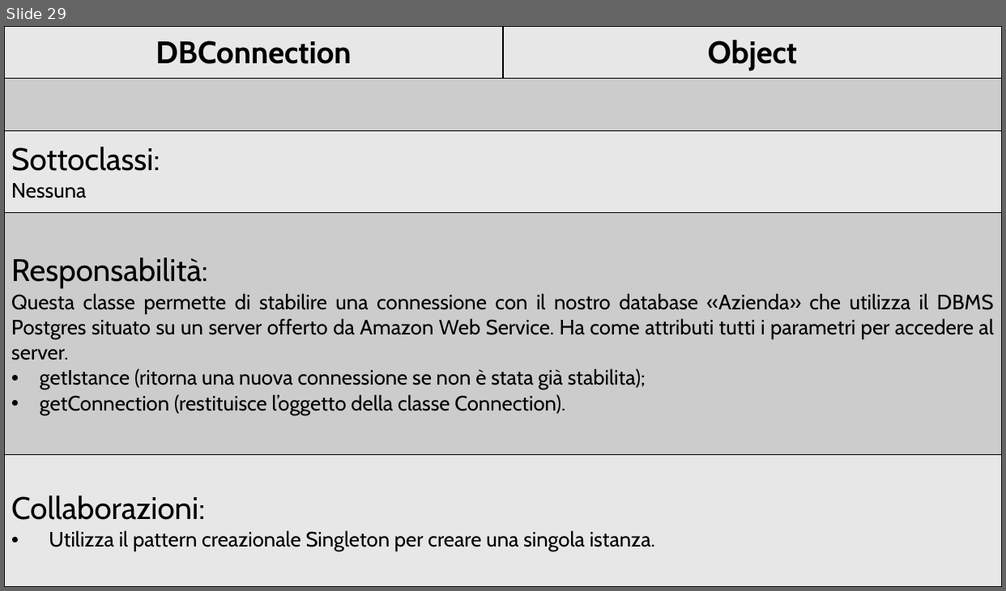
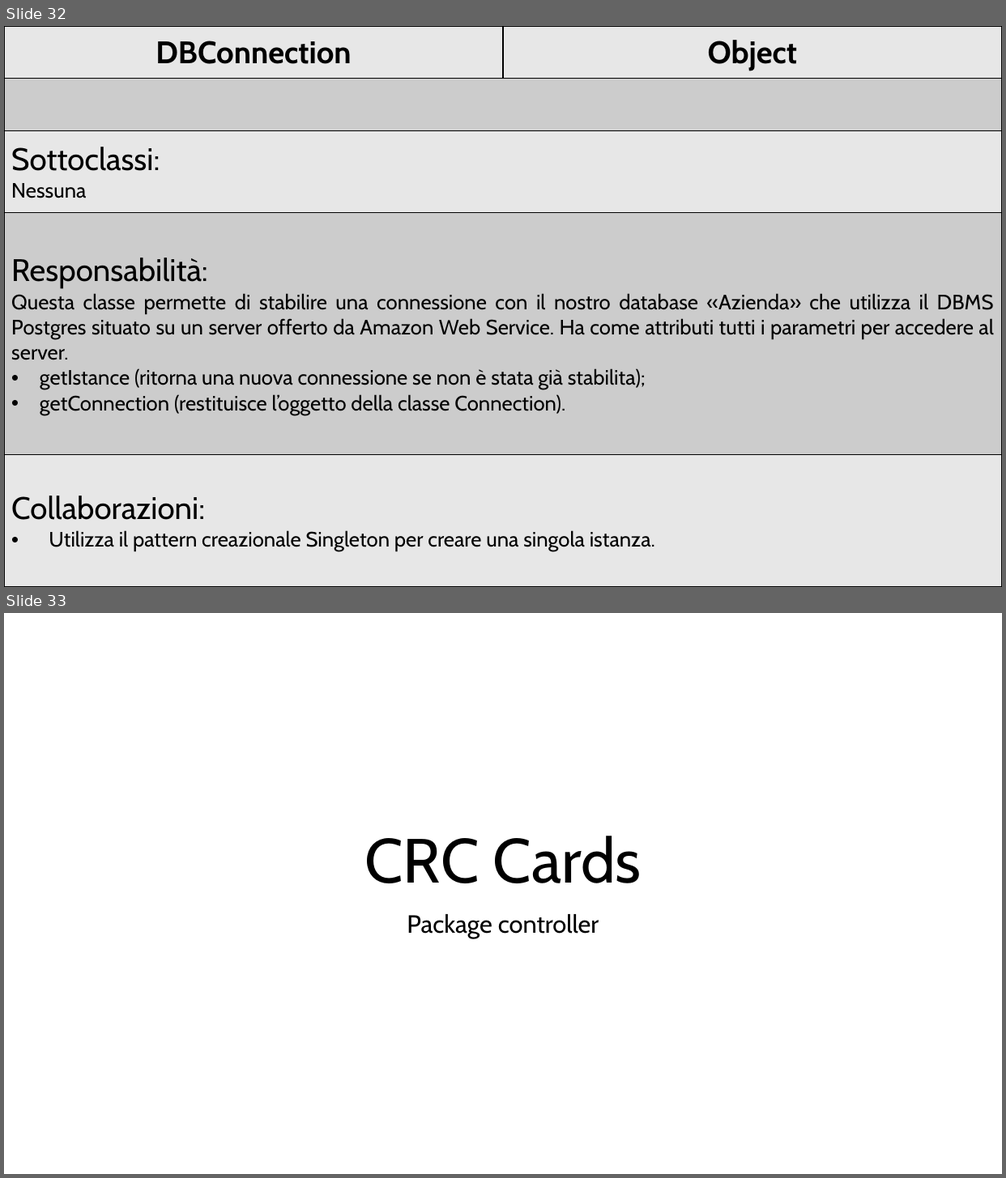
Before and after one commit to FulmineGiallo/progetto, a slide deck: CRC Cards.pptx. Shown one above the other, each under a label of ours: slide 29 before the commit, slides 32 and 33 after it. The pictures are 1006x591 and 1006x1178 pixels, drawn with LibreOffice and Linux fonts; fonts in the diff are those of the drawing. Boxes give left, top, right and bottom in pixels: in the first picture for what was removed or moved away, otherwise in the second. Text is boxed around its words. In the diff, an @@ line names an element or a change of style, - is before the commit and + after.

Commit message:
Update CRC Cards.pptx
Fatte CRC Cards

```diff
--- a/CRC Cards.pptx
+++ b/CRC Cards.pptx
@@ slide 33 added at [4,613,1002,1174], background #FFFFFF @@
@@ title added at [364,836,641,884], 60 pt, text #000000 @@
+CRC Cards
@@ subtitle added at [407,914,599,939], 24 pt, text #000000 @@
+Package controller
@@ what was slide 29 is now slide 32 @@
```
Also in this commit, not shown: 45 other slides added.
